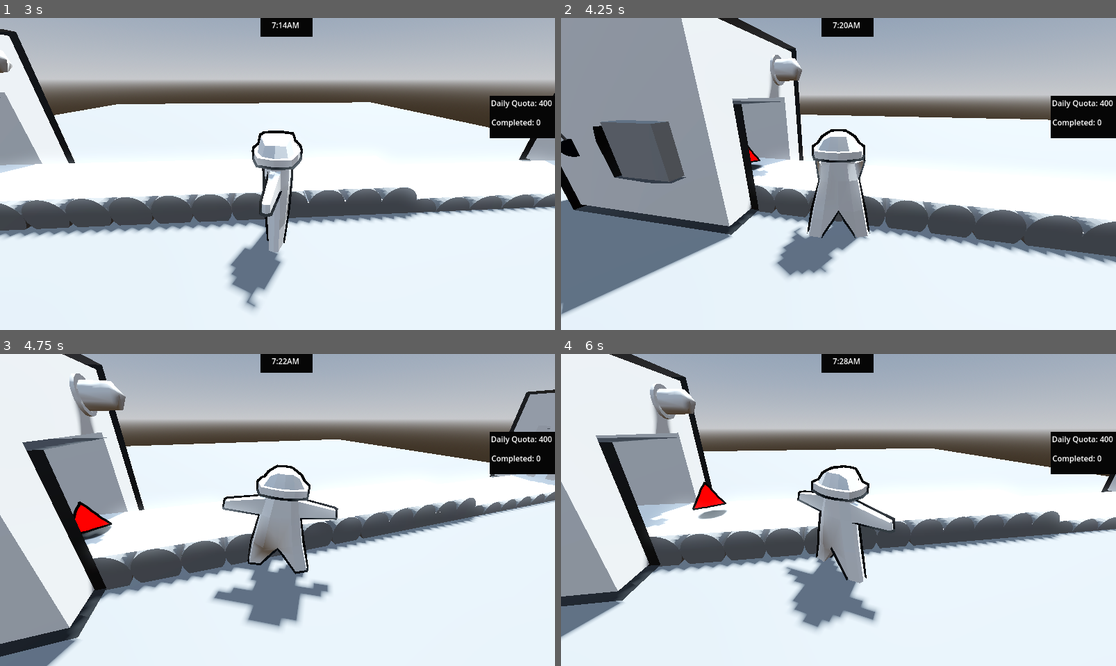
Above: before the commit, frames 1-4 (two rows, left to right).
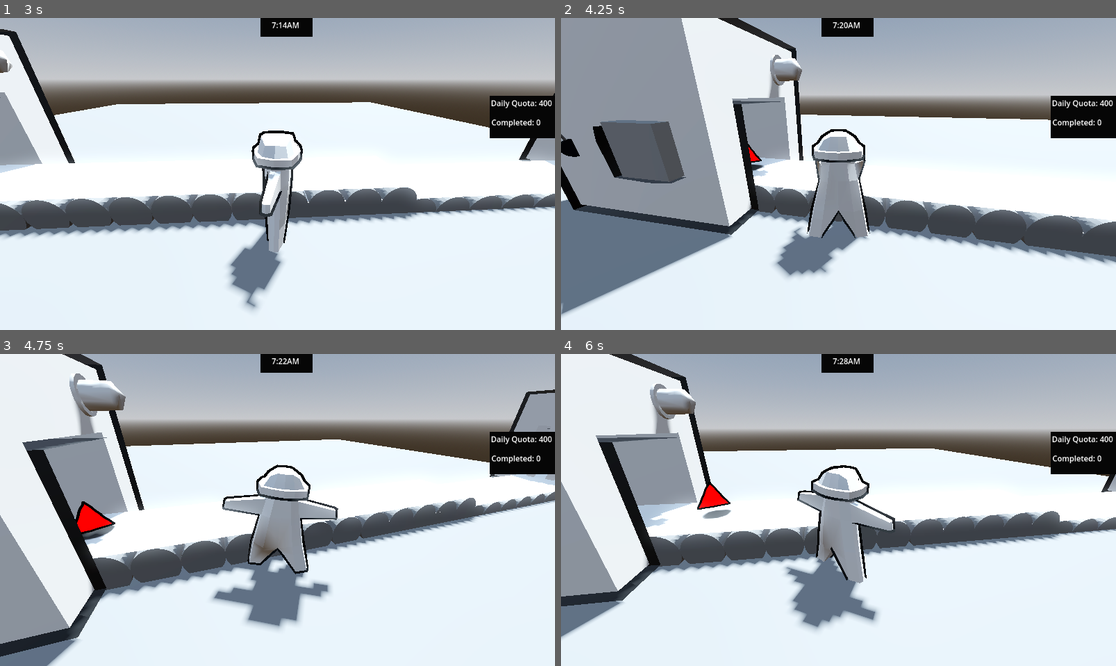
Above: after the commit, the same moments.

Repository: duboisr96/igwdcn
Game: Godot game, scene res://Scenes/Levels/level.tscn
The game is run twice, just before and just after one commit, with the same random seed, the same clock (stepped at 60 frames per second) and the same inputs. The engine's default icon, where the game draws it, is replaced by a stand-in: a white triangle on a blue panel in a dark square.
Inputs (mouse positions are in pixels of both pictures, inside the frame that each line leads up to):
- Up to frame 1 (3 s): move the mouse to (271, 180) at 0.52 s; hold W (up) 0.53-2.78 s; tap - (decrease belt speed) at 0.6 s; tap Space (jump) at 0.77, 1.52 s; move the mouse to (316, 177) at 1.27 s; tap Keypad 0 (decrease error) at 1.35 s; move the mouse to (233, 170) at 2.02 s; tap Mouse wheel up (increase belt speed) at 2.1 s; move the mouse to (283, 174) at 2.77 s; hold A (left) from 2.78 s (still down); tap Keypad 1 (increase error) at 2.85 s
- Up to frame 2 (4.25 s): tap Space (jump) at 3.02, 3.77 s; move the mouse to (816, 167) at 3.52 s; release A (left) at 3.53 s; hold W (up) from 3.53 s (still down); hold F (interact) from 3.53 s (still down)
- Up to frame 3 (4.75 s): keep holding W (up); move the mouse to (305, 510) at 4.27 s; release F (interact) at 4.28 s; tap Shift (sprint) at 4.35 s; tap Space (jump) at 4.52 s
- Up to frame 4 (6 s): move the mouse to (810, 510) at 5.02 s; tap - (decrease belt speed) at 5.1 s; move the mouse to (849, 503) at 5.77 s; release W (up) at 5.78 s; hold D (right) from 5.78 s (still down); tap Keypad 0 (decrease error) at 5.85 s

Frame 1 is identical in both runs. In frame 2, less than 0.1% of the frame differs, in the area x 0-37%, y 36-49%; in frame 3, 0.2%; in frame 4, 0.3%, in the area x 23-31%, y 40-54%.

Commit message:
small_edits_for_sounds

Diff:
--- a/Scenes/Levels/level.gd
+++ b/Scenes/Levels/level.gd
@@ -38,7 +38,6 @@
 
 # Called every frame. 'delta' is the elapsed time since the previous frame.
 func _process(delta: float) -> void:
-
 	_show_time()
 	_rotate_lever()
 	_keep_score()
@@ -121,3 +120,16 @@
 func _on_pinpad_2_code_entered(code: Variant) -> void:
 	$ProductionMachine2.check_error(code)
 	print('pinpad 2 code ', code)
+
+
+func _on_production_machine_2_error_occured() -> void:
+	print('errrors')
+	if production_speed < production_max:
+		$"GUI canvas/Lever Controls".vslider.value += 1
+		print ($"GUI canvas/Lever Controls".vslider.value)
+		print('prod speed ' , production_speed)
+
+
+func _on_production_machine_error_occured() -> void:
+	if production_speed < production_max:
+		production_speed += .2
--- a/Scenes/Levels/level.tscn
+++ b/Scenes/Levels/level.tscn
@@ -112,10 +112,12 @@
 [node name="wall_pinpad2" parent="." instance=ExtResource("10_di831")]
 transform = Transform3D(-2.18557e-08, 0, -0.5, 0, 0.5, 0, 0.5, 0, -2.18557e-08, 5.99628, 0.813962, 4.35218)
 
+[connection signal="error_occured" from="ProductionMachine" to="." method="_on_production_machine_error_occured"]
 [connection signal="minus_one" from="Bin" to="." method="_on_bin_minus_one"]
 [connection signal="plus_one" from="Bin" to="." method="_on_bin_plus_one"]
 [connection signal="code_entered" from="GUI canvas/pinpad1" to="." method="_on_pinpad_code_entered"]
 [connection signal="code_entered" from="GUI canvas/pinpad2" to="." method="_on_pinpad_2_code_entered"]
 [connection signal="timeout" from="StageTime" to="." method="_on_stage_time_timeout"]
+[connection signal="error_occured" from="ProductionMachine2" to="." method="_on_production_machine_2_error_occured"]
 [connection signal="minus_one" from="Bin2" to="." method="_on_bin_minus_one"]
 [connection signal="plus_one" from="Bin2" to="." method="_on_bin_plus_one"]
--- a/Scenes/gui/lever_controls.tscn
+++ b/Scenes/gui/lever_controls.tscn
@@ -46,7 +46,6 @@
 offset_top = 162.0
 offset_right = 901.0
 offset_bottom = 506.0
-step = 5.0
 value = 20.0
 tick_count = 20
 
--- a/Scenes/objects/factory/production_machine.gd
+++ b/Scenes/objects/factory/production_machine.gd
@@ -7,7 +7,7 @@
 @export var shape_scene: PackedScene
 @export var default_shape_to_create : int
 @export var default_color_to_create : int
-
+signal error_occured
 @onready var shape_to_create = default_shape_array[default_shape_to_create]
 @onready var color_to_create = default_color_array[default_color_to_create]
 
@@ -16,6 +16,8 @@
 @export var production_default := 3.0
 @export var global_speed_multiplier := 1.0
 @export var error_incriment := .5
+@export var error_infection := 2.0
+@export var speed_infection := 0.2
 var rand = randi_range(1.0,100.0)
 @export var error_top := 99.0
 var error_amount := 0.0
@@ -28,13 +30,15 @@
 #var make_color
 # Called when the node enters the scene tree for the first time.
 func _ready() -> void:
-	print(error_log == null)
+
 	$Timer.wait_time = production_default
 	pass # Replace with function body.
 
 
 # Called every frame. 'delta' is the elapsed time since the previous frame.
 func _process(delta: float) -> void:
+	#print(global_speed_multiplier)
+
 	error_top = error_top - delta*error_incriment*global_speed_multiplier
 	var parent = get_tree().get_nodes_in_group("levels")
 	#print($Timer.time_left)
@@ -103,6 +107,12 @@
 	#print($Timer.wait_time)
 
 func _handle_error(error_val) -> void:
+	#print('error')
+	error_top -= error_infection
+	error_occured.emit()
+	$AudioStreamPlayer3D.play()
+	#global_speed_multiplier += speed_infection
+	print('global speed ', global_speed_multiplier)
 	var rando_spread := randi_range(1,10)
 	if error_amount == 1:
 		_output_shape(error_log[0], error_log[1])
@@ -149,7 +159,7 @@
 		pass
 
 func _output_shape(shape_num, color_num) -> void:
-	print(error_top)
+	#print(error_top)
 
 	var new_shape = shape_scene.instantiate()
 	new_shape.create_shape = default_shape_array[shape_num] #shape of product to be produced
--- a/Scenes/objects/factory/production_machine.tscn
+++ b/Scenes/objects/factory/production_machine.tscn
@@ -1,8 +1,9 @@
-[gd_scene load_steps=5 format=3 uid="uid://dp3qifyfd544h"]
+[gd_scene load_steps=6 format=3 uid="uid://dp3qifyfd544h"]
 
 [ext_resource type="Script" path="res://Scenes/objects/factory/production_machine.gd" id="1_0id2c"]
 [ext_resource type="PackedScene" uid="uid://cw44xutd13o53" path="res://Scenes/objects/shapes/shape_base.tscn" id="2_tiavw"]
 [ext_resource type="PackedScene" uid="uid://cn38qpit1o2wo" path="res://Scenes/objects/factory/production_machine.glb" id="3_0cg3m"]
+[ext_resource type="AudioStream" uid="uid://b3s4oap050fjr" path="res://Assets/error_sound.wav" id="4_27klj"]
 
 [sub_resource type="BoxShape3D" id="BoxShape3D_deupx"]
 size = Vector3(2.35254, 2.12262, 2.10745)
@@ -28,3 +29,7 @@
 
 [node name="production_machine" parent="." instance=ExtResource("3_0cg3m")]
 transform = Transform3D(1, 0, 0, 0, 1, 0, 0, 0, 1, 0, -0.451685, 0)
+
+[node name="AudioStreamPlayer3D" type="AudioStreamPlayer3D" parent="."]
+stream = ExtResource("4_27klj")
+pitch_scale = 1.2
Not shown, added: Assets/error_sound.wav.import
Not shown, added: Assets/error_sound.wav
